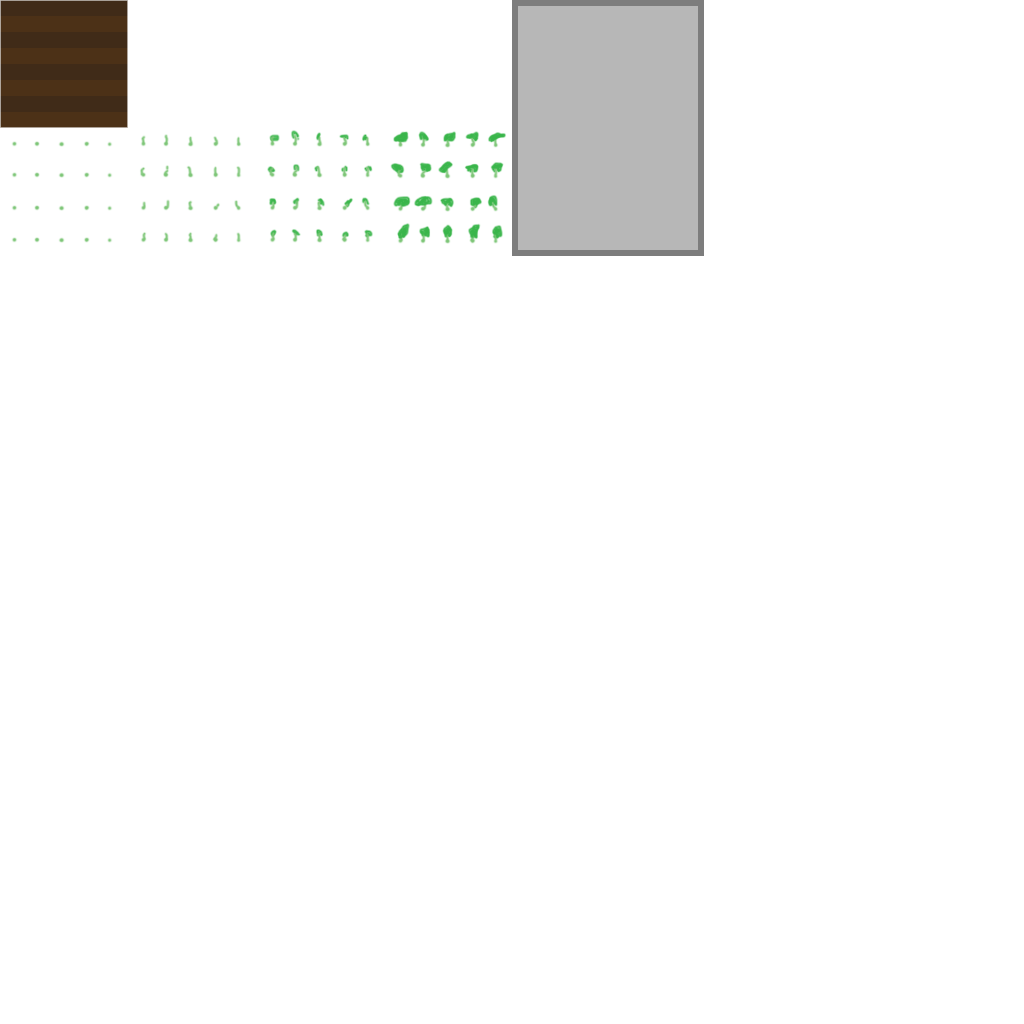
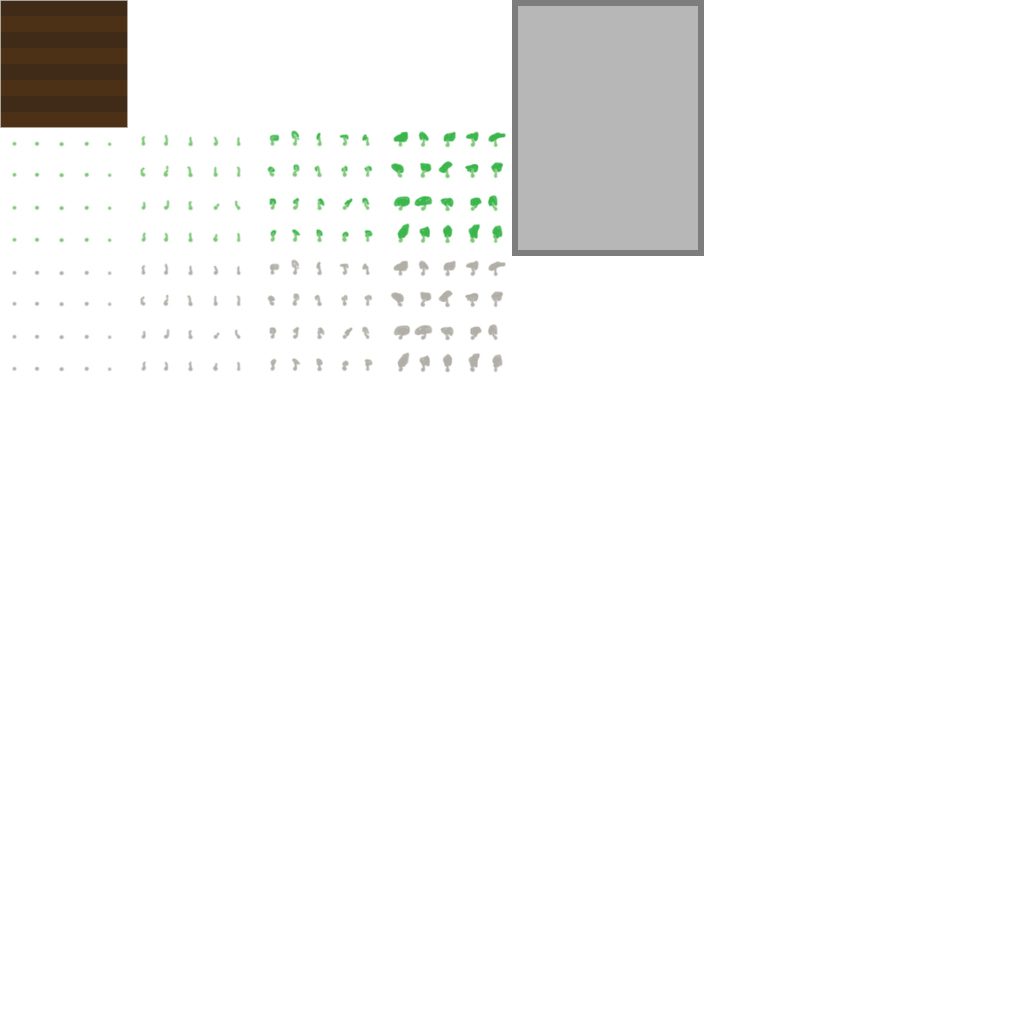
The second (1024, 1024) image is a revision of the first. Changes to its layers:
added layer "Mushrooms" above "Plant" over box(11, 259, 506, 373)
